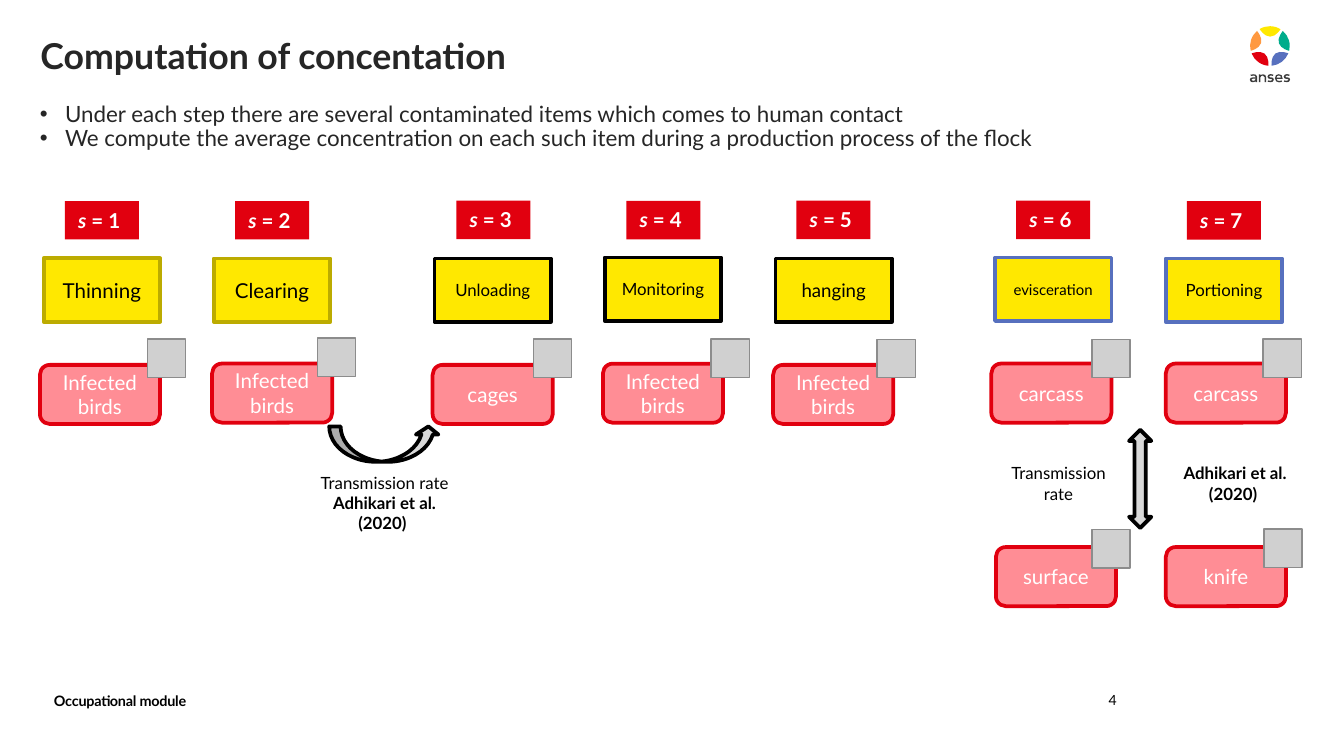
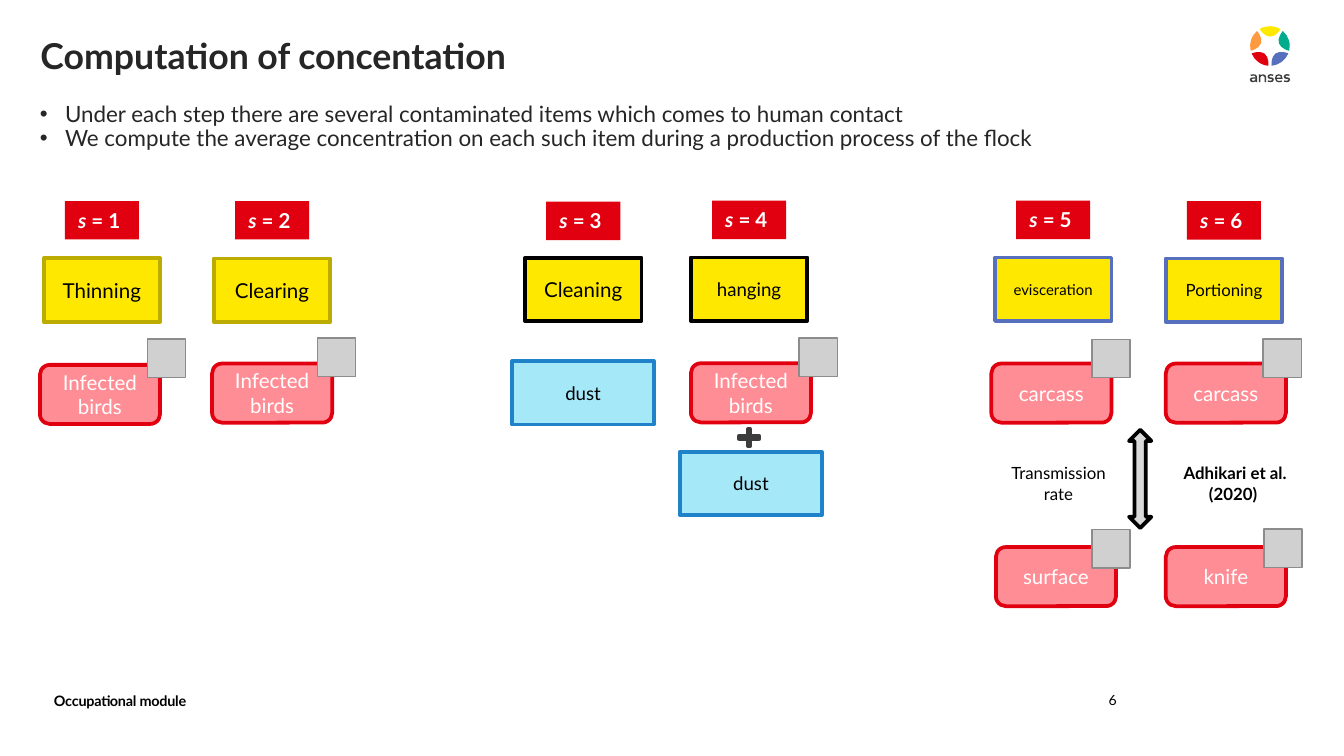
Before and after one commit to ENVIRE-JPIAMR/occupational-module, a slide deck: slide 6 of docs/draft.pptx (slide 4 before the commit). Drawn at 1344x756 pixels with LibreOffice and Linux fonts; fonts in the diff are those of the drawing; grey boxes stand for pictures. Boxes give left, top, right and bottom in pixels: in the first picture for what was removed or moved away, otherwise in the second. Text is boxed around its words. In the diff, an @@ line names an element or a change of style, - is before the commit and + after.

```diff
--- a/docs/draft.pptx
+++ b/docs/draft.pptx
@@ rectangle "s = 3": place and size @@
-rectangle "s = 3" at bbox=[457, 200, 531, 239]
+rectangle "s = 3" at bbox=[546, 202, 620, 241]
@@ rectangle "s = 4": place and size @@
-rectangle "s = 4" at bbox=[626, 200, 700, 239]
+rectangle "s = 4" at bbox=[712, 200, 786, 239]
@@ rectangle "s = 5": place and size @@
-rectangle "s = 5" at bbox=[797, 200, 871, 239]
+rectangle "s = 5" at bbox=[1016, 200, 1090, 239]
@@ rectangle "s = 6": place and size @@
-rectangle "s = 6" at bbox=[1016, 200, 1090, 239]
+rectangle "s = 6" at bbox=[1187, 202, 1261, 241]
@@ rectangle removed at bbox=[1187, 202, 1261, 241] @@
-s = 7
@@ rectangle removed at bbox=[434, 258, 551, 321] @@
-Unloading
@@ rectangle added at bbox=[526, 258, 642, 321], fill #FFE800, outline #000000 2 pt, 11 pt, text #000000 @@
+Cleaning
@@ rectangle removed at bbox=[605, 258, 722, 321] @@
-Monitoring
@@ rectangle "hanging": place and size @@
-rectangle "hanging" at bbox=[775, 258, 892, 321]
+rectangle "hanging" at bbox=[691, 258, 808, 321]
@@ picture removed at bbox=[534, 339, 573, 378] @@
@@ picture removed at bbox=[711, 339, 750, 378] @@
@@ picture: place and size @@
-picture at bbox=[878, 340, 917, 379]
+picture at bbox=[800, 339, 839, 378]
@@ rounded rectangle removed at bbox=[433, 364, 552, 423] @@
-cages
@@ rectangle added at bbox=[512, 362, 653, 425], fill #A5E9F9, outline #2082C8 2 pt, 10 pt, text #000000 @@
+dust
@@ rounded rectangle removed at bbox=[603, 364, 723, 423] @@
-Infected birds
@@ rounded rectangle "Infected birds": place and size @@
-rounded rectangle "Infected birds" at bbox=[773, 364, 892, 423]
+rounded rectangle "Infected birds" at bbox=[691, 363, 810, 422]
@@ curved right arrow removed at bbox=[329, 426, 439, 461] @@
@@ plus sign added at bbox=[735, 426, 763, 449], fill #000000, outline #3C3C3C 2 pt @@
@@ text removed at bbox=[321, 476, 448, 532] @@
-Transmission rate
-Adhikari et al. (2020)
@@ rectangle added at bbox=[680, 452, 821, 515], fill #A5E9F9, outline #2082C8 2 pt, 10 pt, text #000000 @@
+dust
@@ page number at bbox=[1109, 695, 1117, 705]: text changed @@
-4
+6
```
Also in this commit, not shown: 4 other slides changed, 2 slides added, 3 other files.
